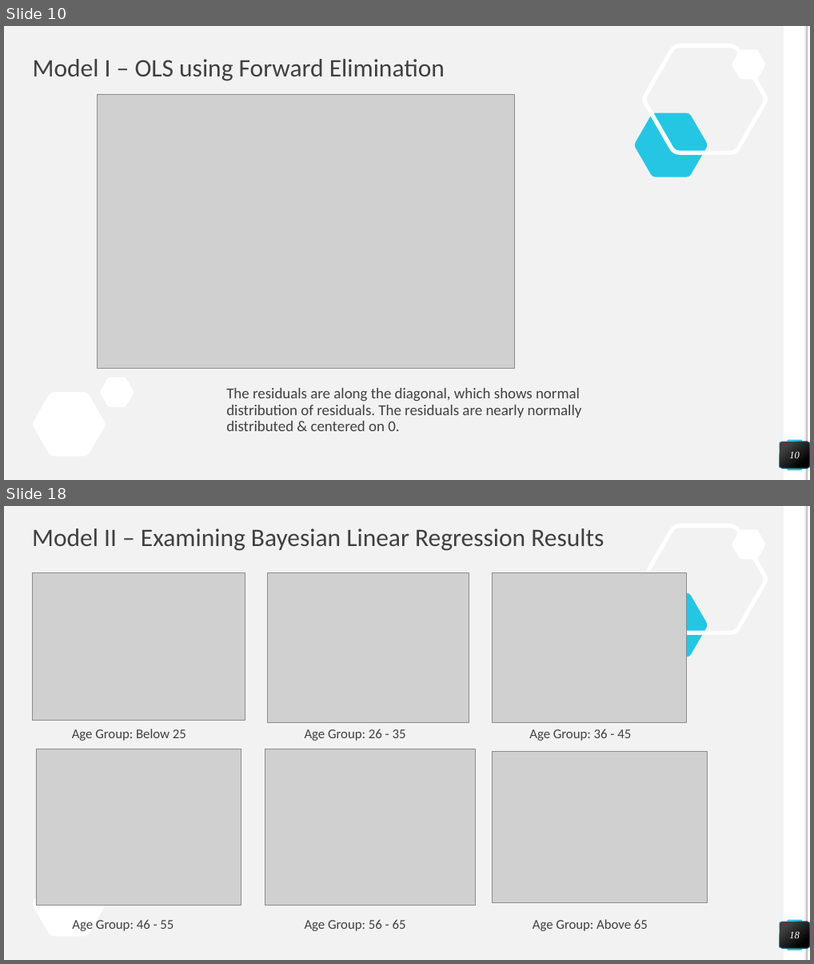
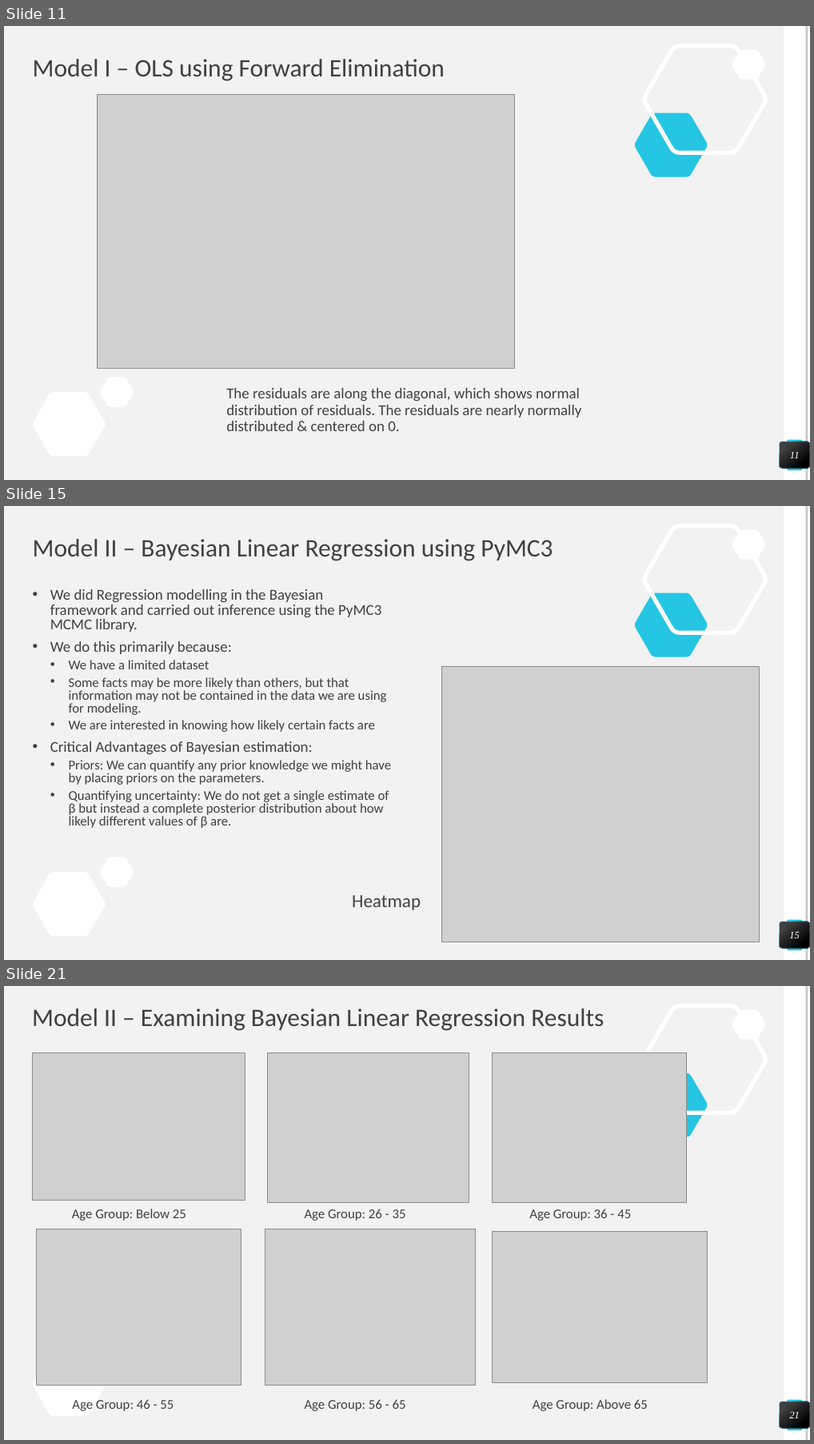
Before and after one commit to nealpatel02/DataScience_Project_3251, a slide deck: Customer Segmentation - Statistics Term Project Presentation - Team 5 - V2.pptx. Shown one above the other, each under a label of ours: slides 10 and 18 before the commit, slides 11, 15 and 21 after it; the slides between them are not shown. The pictures are 814x964 and 814x1444 pixels, drawn with LibreOffice and Linux fonts; fonts in the diff are those of the drawing; grey boxes stand for pictures. Boxes give left, top, right and bottom in pixels: in the first picture for what was removed or moved away, otherwise in the second. Text is boxed around its words. In the diff, an @@ line names an element or a change of style, - is before the commit and + after.

```diff
--- a/Customer Segmentation - Statistics Term Project Presentation - Team 5 - V2.pptx
+++ b/Customer Segmentation - Statistics Term Project Presentation - Team 5 - V2.pptx
@@ slide 15 added at (4, 506, 810, 960), background #F2F2F2; not listed: 9 template elements that a slide beside it also shows @@
@@ title added at (33, 539, 553, 561), 30 pt, text #404040 @@
+Model II – Bayesian Linear Regression using PyMC3
@@ text added at (50, 589, 391, 828), 16 pt, text #404040 @@
+• We did Regression modelling in the Bayesian framework and carried out inference using the PyMC3 MCMC library.
+• We do this primarily because:
+  • We have a limited dataset
+  • Some facts may be more likely than others, but that information may not be contained in the data we are using for modeling.
+  • We are interested in knowing how likely certain facts are
+• Critical Advantages of Bayesian estimation:
+  • Priors: We can quantify any prior knowledge we might have by placing priors on the parameters.
+  • Quantifying uncertainty: We do not get a single estimate of β but instead a complete posterior distribution about how likely different values of β are.
@@ picture added at (442, 666, 759, 941) @@
@@ text added at (352, 895, 421, 910), 22 pt, text #404040 @@
+Heatmap
@@ page number added at (780, 921, 810, 948), fill gradient #404040 to #000000, outline #25C6E3 0.5 pt, 12 pt, text #FFFFFF, italic @@
+15
@@ what was slide 10 is now slide 11 @@
@@ page number at (790, 452, 800, 458): text changed @@
-10
+11
@@ what was slide 18 is now slide 21 @@
@@ page number at (790, 1411, 800, 1418): text changed @@
-18
+21
```
Also in this commit, not shown: 20 slides changed, 2 other slides added, 1 slide removed.
